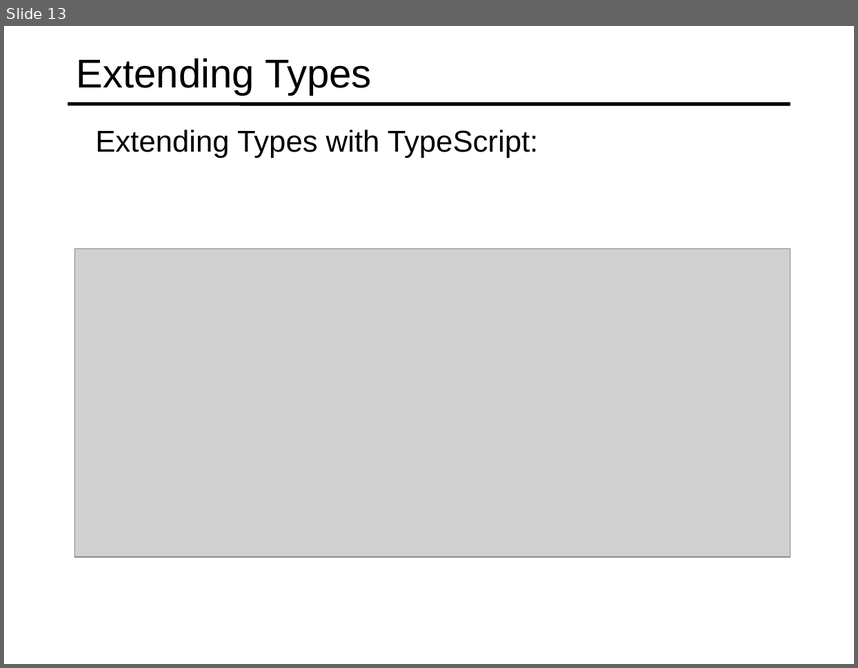
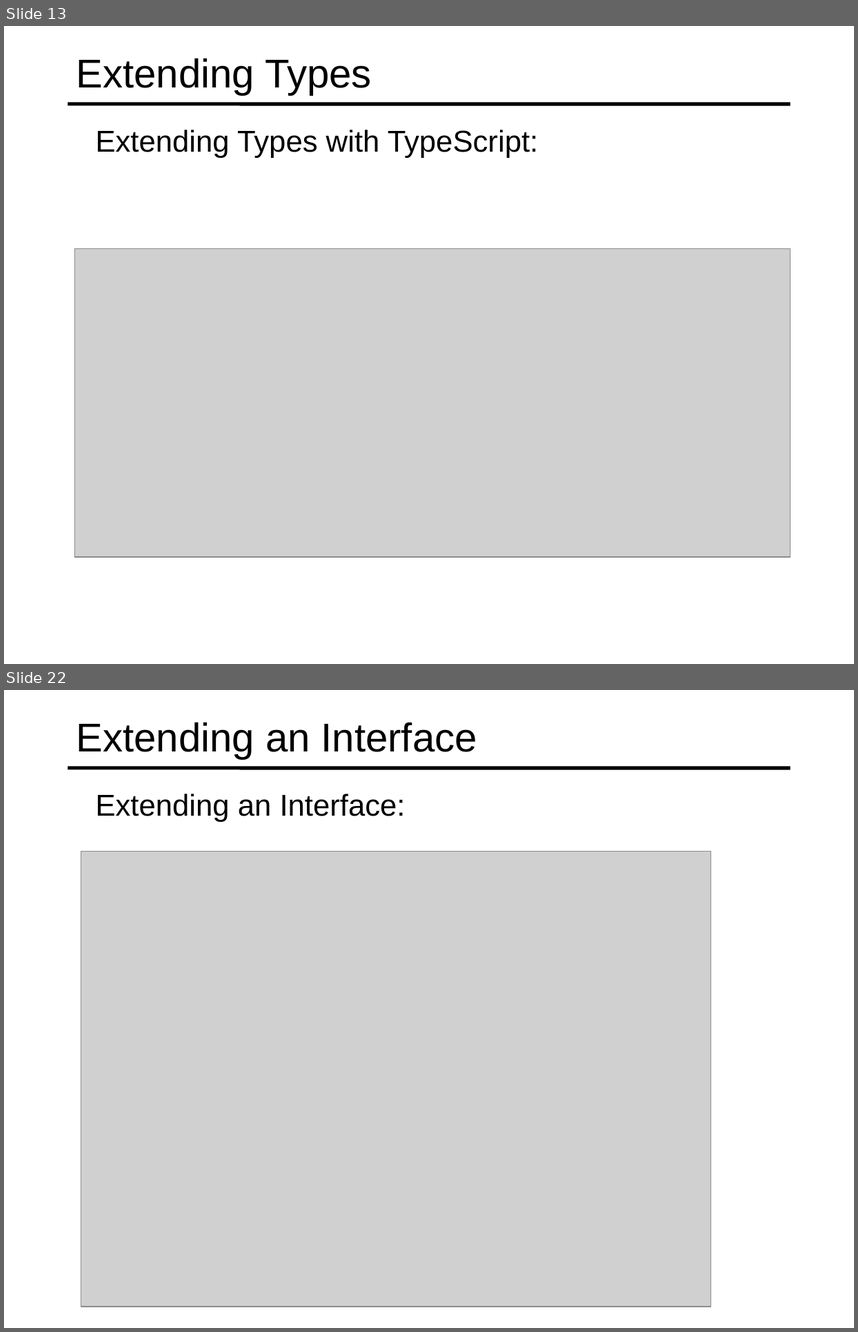
Before and after one commit to specter01wj/Jago_Link_Training, a slide deck: Angular/Angular7/TypeScript Fundamentals/3.Classes and Interfaces/L3_Classes and Interfaces.ppt. Shown one above the other, each under a label of ours: slide 13 before the commit, slides 13 and 22 after it; the slides between them are not shown. The pictures are 858x668 and 858x1332 pixels, drawn with LibreOffice and Linux fonts; fonts in the diff are those of the drawing; grey boxes stand for pictures. Boxes give left, top, right and bottom in pixels: in the first picture for what was removed or moved away, otherwise in the second. Text is boxed around its words. In the diff, an @@ line names an element or a change of style, - is before the commit and + after.

```diff
--- a/Angular/Angular7/TypeScript Fundamentals/3.Classes and Interfaces/L3_Classes and Interfaces.ppt
+++ b/Angular/Angular7/TypeScript Fundamentals/3.Classes and Interfaces/L3_Classes and Interfaces.ppt
@@ slide 22 added at (4,690,854,1328), background #FFFFFF; not listed: 1 template element that a slide beside it also shows @@
@@ title added at (76,722,477,759), 34 pt, text #000000 @@
+Extending an Interface
@@ text added at (96,793,406,822), 25.5 pt, text #000000 @@
+  Extending an Interface:
@@ picture added at (81,851,711,1306) @@
```
Also in this commit, not shown: 1 slide changed, 9 other slides added, 16 slides removed.
